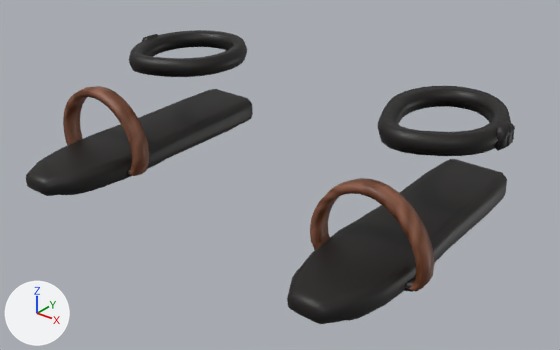
One commit to the glTF model assets/pirates/items/v5/sandals_female_hi.glb: the scene before it, then after it.
Before and after are seen from a camera (50 mm lens) standing at (0.413, -0.574, 0.325) and looking at (0.021, -0.084, 0.021). Every picture has the same lights, and +X, +Y and +Z are marked at lower left. The picture after the commit comes second. Vertices at exactly the same position are counted once.

Objects in the first picture: 'sandals_female_hi'.
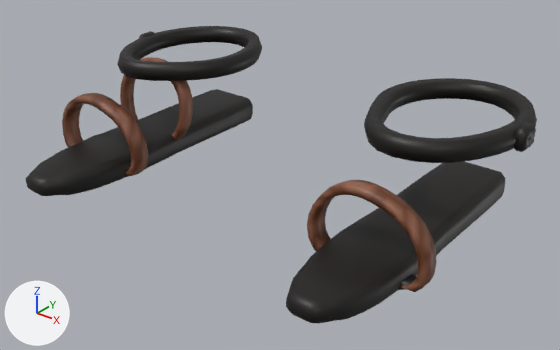
The change in detail:
me_sandals_female_hi is used by ob_sandals_female_hi; location (0.0, 0.0, 0.0).
me_sandals_female_hi had 2398 vertices, 4796 faces and spanned x -0.208..0.206, y -0.223..0.049, z -0.003..0.099.
me_sandals_female_hi now has 2714 vertices, 5436 faces and spans x -0.214..0.22, y -0.226..0.063, z -0.003..0.099.
me_sandals_female_hi part 1: the loose piece of 160 vertices spanning x 0.096..0.201, y -0.092..0.037, z 0.08..0.096 is rebuilt with 160 vertices and now spans x 0.081..0.214, y -0.104..0.063, z 0.08..0.096.
me_sandals_female_hi part 2: the loose piece of 160 vertices spanning x -0.201..-0.09, y -0.088..0.037, z 0.08..0.096 is rebuilt with 160 vertices and now spans x -0.21..-0.079, y -0.104..0.061, z 0.08..0.096.
me_sandals_female_hi part 3: a new loose piece of 160 vertices spanning x -0.2..-0.103, y -0.078..-0.065, z 0.004..0.093, in mat_sandals.
me_sandals_female_hi part 4: a new loose piece of 69 vertices spanning x 0.208..0.22, y -0.033..-0.01, z 0.078..0.098, in mat_sandals.
me_sandals_female_hi part 5: the loose piece of 69 vertices spanning x 0.194..0.206, y -0.041..-0.016, z 0.077..0.099 is deleted.
me_sandals_female_hi part 6: 8 vertices moved within x -0.2..-0.104, y -0.218..0.04, z 0.004..0.044; 721 vertices removed from x -0.208..-0.098, y -0.223..0.049, z -0.003..0.079; 721 vertices added at x -0.208..-0.098, y -0.225..0.05, z -0.003..0.072.
me_sandals_female_hi part 7: 2 vertices moved within x 0.136..0.186, y -0.211..-0.129, z 0.004..0.018; 726 vertices removed from x 0.1..0.203, y -0.223..0.046, z -0.003..0.075; 726 vertices added at x 0.098..0.206, y -0.226..0.047, z -0.003..0.072.
me_sandals_female_hi part 8: 71 vertices removed from x -0.205..-0.193, y -0.04..-0.016, z 0.077..0.099; 69 vertices added at x -0.214..-0.202, y -0.037..-0.013, z 0.077..0.099.
Other edits to the shape of me_sandals_female_hi do not show in these pictures.

Pixel boxes (x1, y1, x2, y2) of what changed, in the pictures (560 x 350 px; the box of a moved part takes in the faces that stretch with it):
'sandals_female_hi', reshaped: before (26, 30, 515, 324); after (26, 26, 537, 324)
part 1 of me_sandals_female_hi, rebuilt (29% wider, 21% taller): before (377, 86, 511, 156); after (364, 78, 537, 163)
part 2 of me_sandals_female_hi, rebuilt (23% wider, 17% taller): before (129, 30, 247, 77); after (117, 26, 262, 81)
part 3 of me_sandals_female_hi, added (brown): after (120, 57, 193, 140)
part 4 of me_sandals_female_hi, added: after (514, 122, 536, 152)
part 5 of me_sandals_female_hi, deleted: before (495, 120, 515, 151)
part 6 of me_sandals_female_hi, moved or reshaped: before (26, 86, 253, 196); after (26, 89, 253, 196)
part 7 of me_sandals_female_hi, moved or reshaped: before (287, 159, 507, 324); after (286, 161, 505, 324)
part 8 of me_sandals_female_hi, moved or reshaped (mostly hidden): before (142, 34, 159, 41); after (139, 31, 155, 38)
